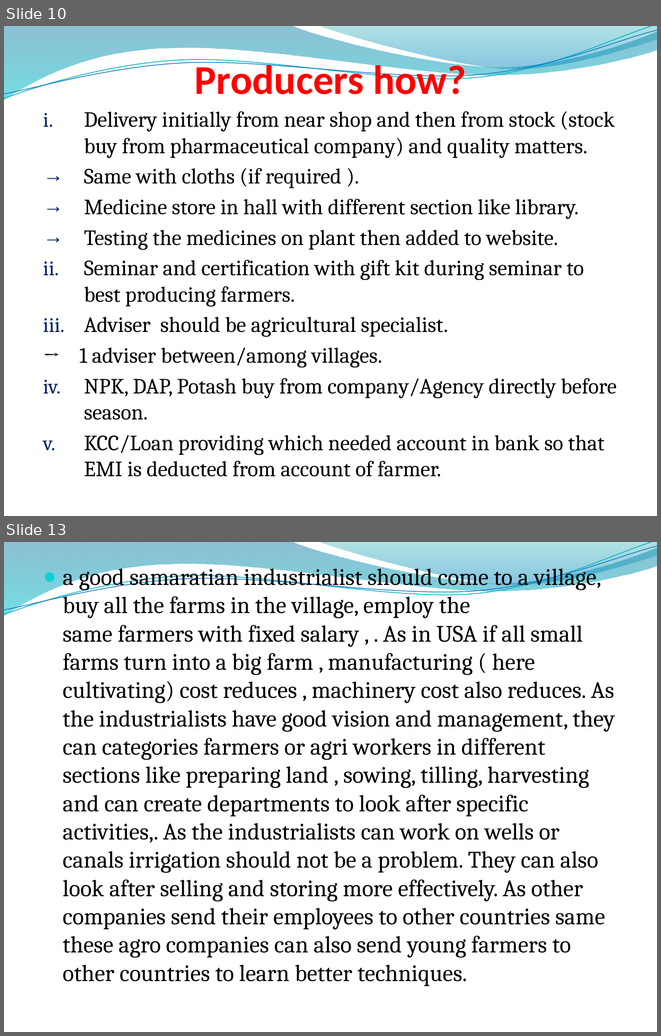
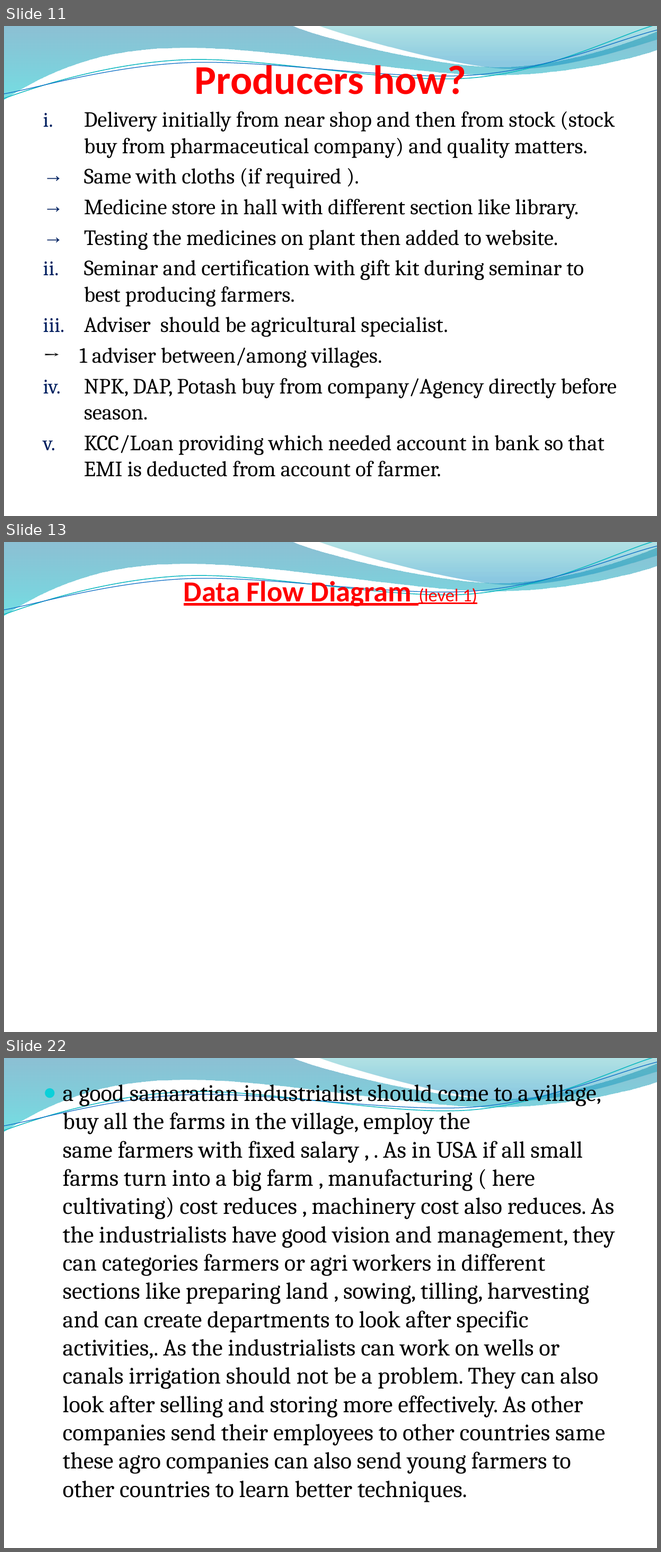
Before and after one commit to anilsinghchawda/project, a slide deck: project.pptx. Shown one above the other, each under a label of ours: slides 10 and 13 before the commit, slides 11, 13 and 22 after it; the slides between them are not shown. The pictures are 661x1036 and 661x1552 pixels, drawn with LibreOffice and Linux fonts; fonts in the diff are those of the drawing; background and template pictures are left out. Boxes give left, top, right and bottom in pixels: in the first picture for what was removed or moved away, otherwise in the second. Text is boxed around its words. In the diff, an @@ line names an element or a change of style, - is before the commit and + after.

```diff
--- a/project.pptx
+++ b/project.pptx
@@ slide 13 added at [4,542,657,1032], background picture (left out); not listed: 4 template elements that a slide beside it also shows @@
@@ title added at [184,577,477,607], 32 pt, text #FF0000, bold, underline @@
+Data Flow Diagram (level 1)
@@ what was slide 10 is now slide 11 @@
@@ what was slide 13 is now slide 22 @@
```
Also in this commit, not shown: 2 slides changed, 9 other slides added, 1 slide removed, 7 other files.
